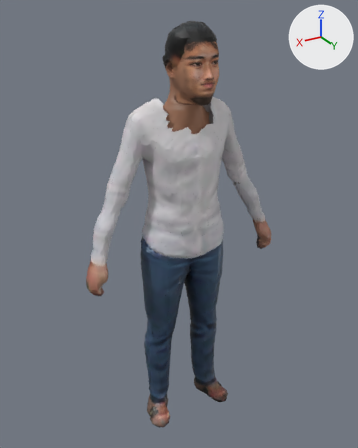
An edit to the glTF model public/models/ma/nhanvat/tp-031.glb, drawn before and after from the same camera.
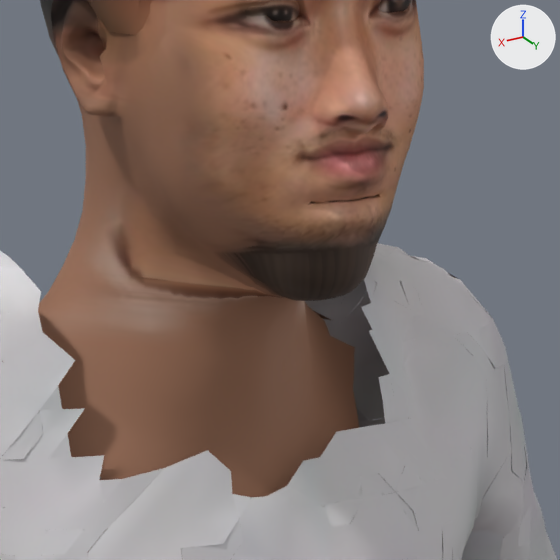
Each version appears first whole from a 50 mm camera at (0.955, 1.551, 1.708) aimed at (0.014, -0.019, 0.924), and next in a close-up on the part from 44% to 67% of the width and 14% to 32% of the height. Lighting does not change. The marker at upper right points along +X, +Y and +Z. The first two pictures are the older version. Vertices at exactly the same position are counted once.

The scene before the commit, as lines of its bpy script (objects in view):
```python
me_body = bpy.data.meshes.new('Body')
me_body.from_pydata(...)  # 16254 vertices, 24033 faces; spans x -0.42..0.43, y -0.12..0.18, z 0.0..1.68
# faces by material slot: [13745, 10288]
me_body.materials.append(mat_body)  # picture img_texture
me_body.materials.append(mat_dauchuan)
ob_body = bpy.data.objects.new('Body', me_body)
ob_body.location = (0.0, 0.0, 0.0)
```
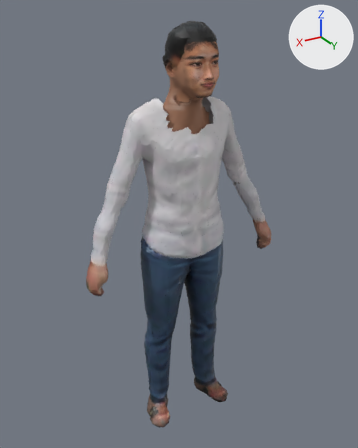
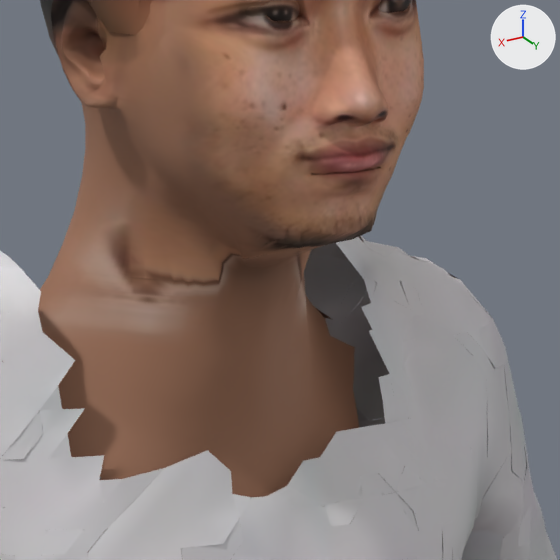
Pixel boxes [x1, y1, x2, y2] of what changed, in the close-ups (560 x 560 px; the box of a moved part takes in the faces that stretch with it):
part 1 of me_body, moved or reshaped: before [38, 100, 415, 355]; after [39, 102, 414, 351]
part 2 of me_body, surface changed: [38, 89, 420, 322] in both

The change, as a diff of the scene's bpy script:
```diff
--- a/public/models/ma/nhanvat/tp-031.glb.py
+++ b/public/models/ma/nhanvat/tp-031.glb.py
@@ me_body @@
 me_body.from_pydata(...)  # 16254 vertices, 24033 faces; spans x -0.42..0.43, y -0.12..0.18, z 0.0..1.68
 # used by ob_body; location = (0.0, 0.0, 0.0)
+# me_body part 1: 1071 of 16254 vertices moved; they spanned x -0.06..0.08, y -0.04..0.18, z 1.4..1.49 and now span x -0.06..0.08, y -0.04..0.18, z 1.4..1.5; mean shift (0.0, 0.0, 0.01); largest move (0.01, 0.15, 1.42) -> (0.01, 0.1, 1.43)
+# me_body part 2: texture (UV) coordinates of 4334 of 24033 faces, centred in x -0.09..0.11, y -0.05..0.18, z 1.37..1.67, changed; they spanned u 0.0..1.49, v 0.31..0.96 and now span u 0.0..1.49, v 0.31..0.96
 me_body.materials.append(mat_body)
```
